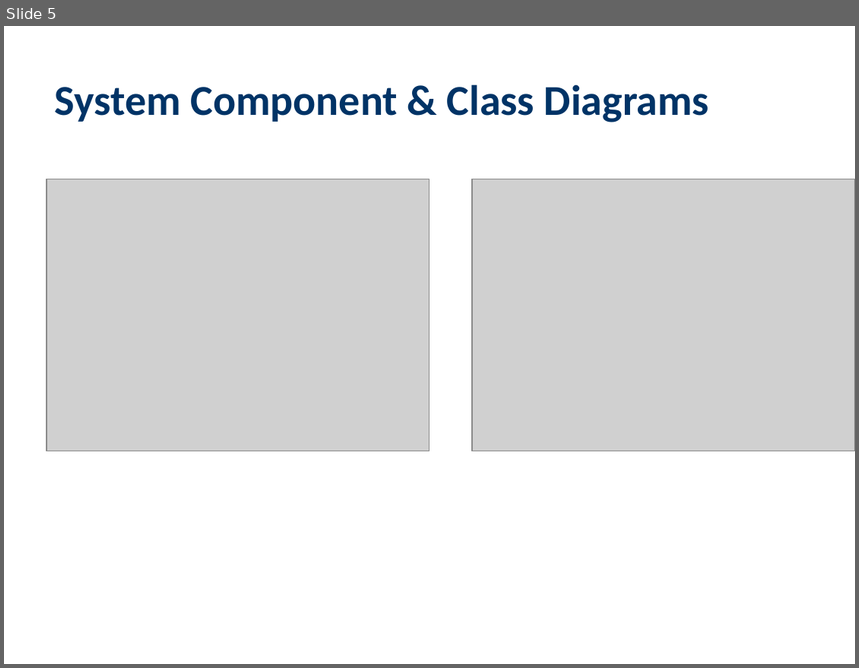
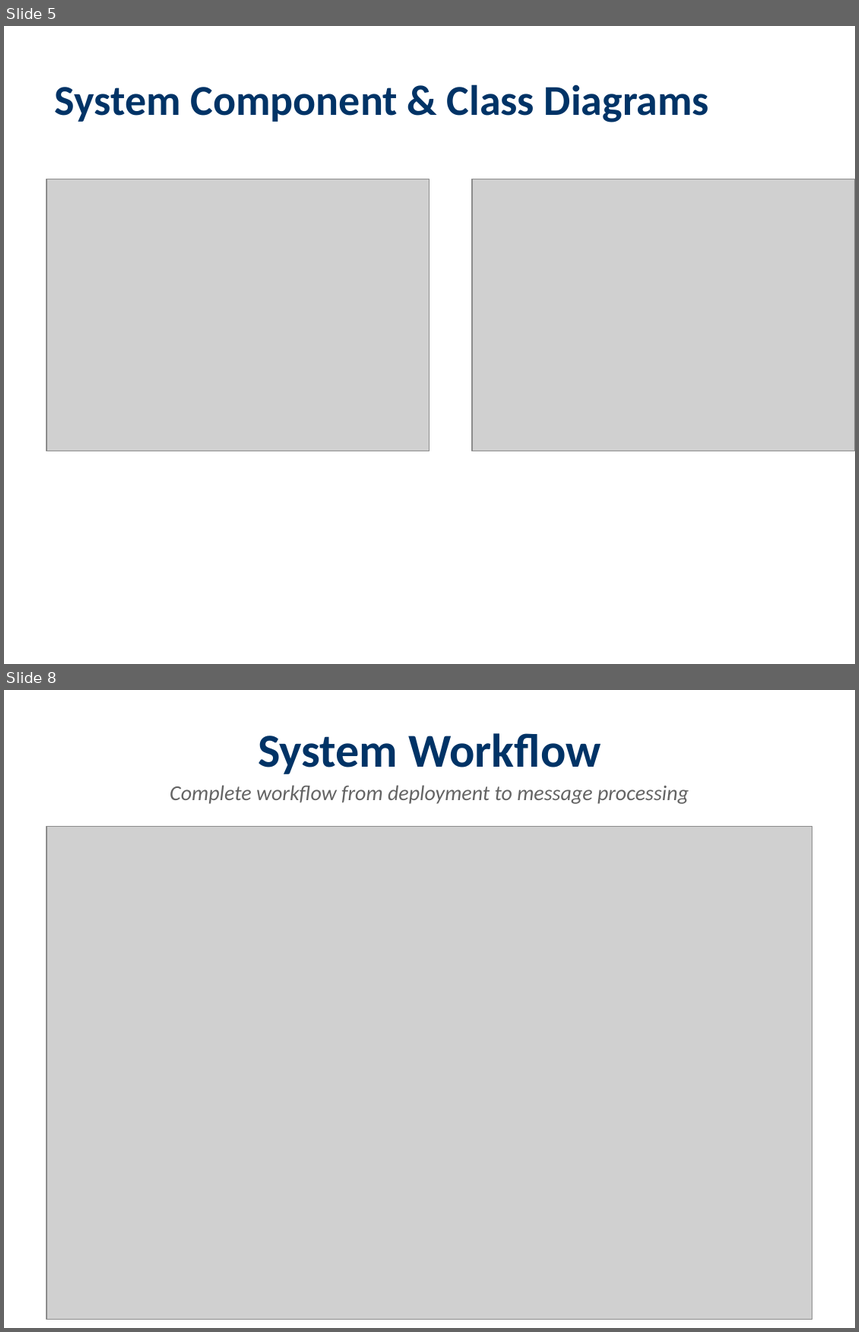
Before and after one commit to lucadagati/ros_wasm_example, a slide deck: microROS_WASM_K8s_Feasibility.pptx. Shown one above the other, each under a label of ours: slide 5 before the commit, slides 5 and 8 after it; the slides between them are not shown. The pictures are 859x668 and 859x1332 pixels, drawn with LibreOffice and Linux fonts; fonts in the diff are those of the drawing; grey boxes stand for pictures. Boxes give left, top, right and bottom in pixels: in the first picture for what was removed or moved away, otherwise in the second. Text is boxed around its words. In the diff, an @@ line names an element or a change of style, - is before the commit and + after.

Commit message:
Final update: All UML diagrams show ROS executing INSIDE WASM
- Recreated all PlantUML files with explicit 'executing in WASM' labels
- All diagrams now clearly show: ROS code compiled to WASM bytecode
- Executed by WASM runtime, no external ROS process
- Direct WASM-to-WASM communication via ROS2 DDS
- Updated architecture, architecture_complete, component diagrams
- All PNG regenerated with updated diagrams

```diff
--- a/microROS_WASM_K8s_Feasibility.pptx
+++ b/microROS_WASM_K8s_Feasibility.pptx
@@ slide 8 added at bbox=[4, 690, 855, 1328], background #FFFFFF @@
@@ text added at bbox=[258, 733, 601, 774], 40 pt, text #003366, bold @@
+System Workflow
@@ text added at bbox=[170, 785, 689, 804], 18 pt, text #646464, italic @@
+Complete workflow from deployment to message processing
@@ picture added at bbox=[47, 826, 813, 1320] @@
```
Also in this commit, not shown: 5 other slides added, 26 other files.
